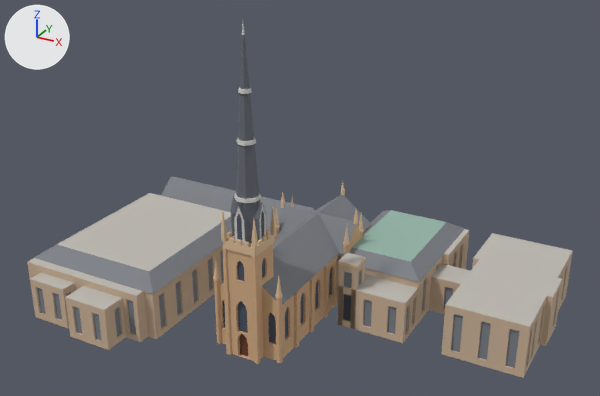
Before and after pictures for a commit that changed the glTF model landmarks/models/first-presbyterian-charlotte.glb.
One viewpoint serves both versions: a 50 mm camera at (73.7, -132.6, 91.6) aimed at (1.6, -1.4, 26.0). The axes (+X, +Y, +Z) are drawn at upper left. The lights are the same throughout. The picture after the commit comes second. Vertices at exactly the same position are counted once.

Names of what the first picture shows: 'First Presbyterian Church, Charlotte'.
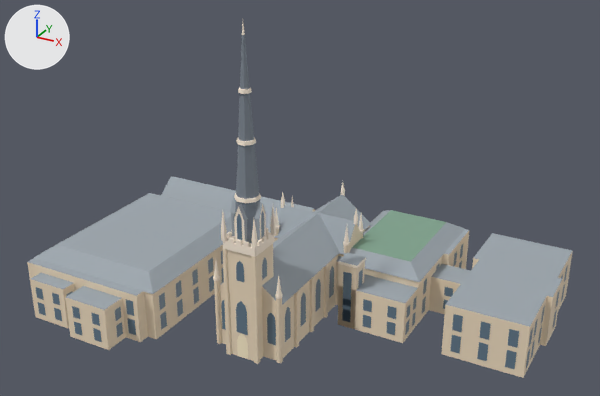
What differs and where, as boxes [x1, y1, x2, y2] in the pictures (600 x 396 px):
part 1 of me_first_presbyterian_church__charlotte, built on
    before: [30, 226, 570, 378]
    after: [36, 244, 568, 369]
part 2 of me_first_presbyterian_church__charlotte, recoloured
    both: [214, 225, 363, 364]
part 3 of me_first_presbyterian_church__charlotte, recoloured
    both: [213, 183, 366, 299]
part 4 of me_first_presbyterian_church__charlotte, recoloured (lighter)
    both: [34, 176, 465, 305]
part 5 of me_first_presbyterian_church__charlotte, recoloured (lighter)
    both: [230, 196, 266, 241]
part 6 of me_first_presbyterian_church__charlotte, recoloured (lighter)
    both: [235, 200, 260, 243]
part 7 of me_first_presbyterian_church__charlotte, recoloured
    both: [234, 24, 266, 245]
part 8 of me_first_presbyterian_church__charlotte, recoloured
    both: [27, 209, 573, 358]
part 9 of me_first_presbyterian_church__charlotte, recoloured
    both: [28, 193, 572, 327]
part 10 of me_first_presbyterian_church__charlotte, recoloured
    both: [352, 210, 446, 262]

What changed in the scene script:
```text
Add mat_copper:
    mat_copper = principled_material('copper')
    mat_copper.base_color = (0.22, 0.369, 0.272)  # greyish green #81a48e
    mat_copper.roughness = 0.85
Add mat_fpc_spire_slate:
    mat_fpc_spire_slate = principled_material('fpc-spire-slate')
    mat_fpc_spire_slate.base_color = (0.212, 0.247, 0.289)  # grey #7f8892
    mat_fpc_spire_slate.roughness = 0.85
Add mat_roof:
    mat_roof = principled_material('roof')
    mat_roof.base_color = (0.344, 0.389, 0.426)  # grey #9ea8af
    mat_roof.roughness = 0.85
Add mat_fpc_stucco:
    mat_fpc_stucco = principled_material('fpc-stucco')
    mat_fpc_stucco.base_color = (0.859, 0.715, 0.53)  # beige #eedcc0
    mat_fpc_stucco.roughness = 0.85
Add mat_trim:
    mat_trim = principled_material('trim')
    mat_trim.base_color = (1.0, 0.875, 0.73)  # pale yellow #fff0de
    mat_trim.roughness = 0.85
Change me_first_presbyterian_church__charlotte:
    used by ob_first_presbyterian_church__charlotte; location = (0.0, 0.0, 0.0)
    remove me_first_presbyterian_church__charlotte.from_pydata(...)  # 2953 vertices, 3751 faces; spans x -50.7..49.6, y -31.5..32.4, z 0.0..64.0
    add me_first_presbyterian_church__charlotte.from_pydata(...)  # 2220 vertices, 2095 faces; spans x -50.7..49.6, y -31.5..32.4, z 0.0..64.0
    me_first_presbyterian_church__charlotte part 1: 1029 vertices removed from x -50.7..49.6, y -31.5..32.1, z 0.0..22.6; 296 vertices added at x -48.9..49.6, y -31.5..32.1, z 3.5..7.5
    me_first_presbyterian_church__charlotte part 2: 426 faces spanning x -8.9..8.9, y -21.5..21.1, z 0.0..22.6 switch from mat_stucco (beige #d3ac85) to mat_fpc_stucco (beige #eedcc0)
    me_first_presbyterian_church__charlotte part 3: 598 faces spanning x -9.1..14.6, y -21.5..21.5, z 14.0..30.4 switch from mat_stucco_trim (beige #ddbd99) to mat_trim (pale yellow #fff0de)
    me_first_presbyterian_church__charlotte part 4: 32 faces spanning x -49.2..25.1, y -24.4..32.4, z 6.3..18.0 switch from mat_slate_roof (grey #7e8187) to mat_roof (grey #9ea8af)
    me_first_presbyterian_church__charlotte part 5: 32 faces spanning x -3.1..3.1, y -21.0..-14.8, z 24.2..31.7 switch from mat_spire_slate (grey #666a73) to mat_roof (grey #9ea8af)
    me_first_presbyterian_church__charlotte part 6: 16 faces spanning x -2.5..2.5, y -20.4..-15.4, z 24.2..32.0 switch from mat_spire_slate (grey #666a73) to mat_fpc_spire_slate (grey #7f8892)
    me_first_presbyterian_church__charlotte part 7: 86 faces spanning x -3.0..3.0, y -20.9..-14.9, z 24.2..64.0 switch from mat_spire_trim (light grey #d0cec9) to mat_trim (pale yellow #fff0de)
    me_first_presbyterian_church__charlotte part 8: 180 faces spanning x -50.7..49.6, y -31.5..32.1, z 0.0..14.0 switch from mat_wing_stucco (beige #cab197) to mat_fpc_stucco (beige #eedcc0)
    me_first_presbyterian_church__charlotte part 9: 30 faces spanning x -50.7..49.6, y -31.5..32.1, z 6.5..14.6 switch from mat_flat_roof (grey #bebbb3) to mat_roof (grey #9ea8af)
    me_first_presbyterian_church__charlotte part 10: 2 faces spanning x 8.5..21.8, y 7.9..29.1, z 12.7 switch from mat_green_roof (greyish green #95b4a8) to mat_copper (greyish green #81a48e)
    remove me_first_presbyterian_church__charlotte.materials.append(mat_window_2)  # grey #7c8189
```
